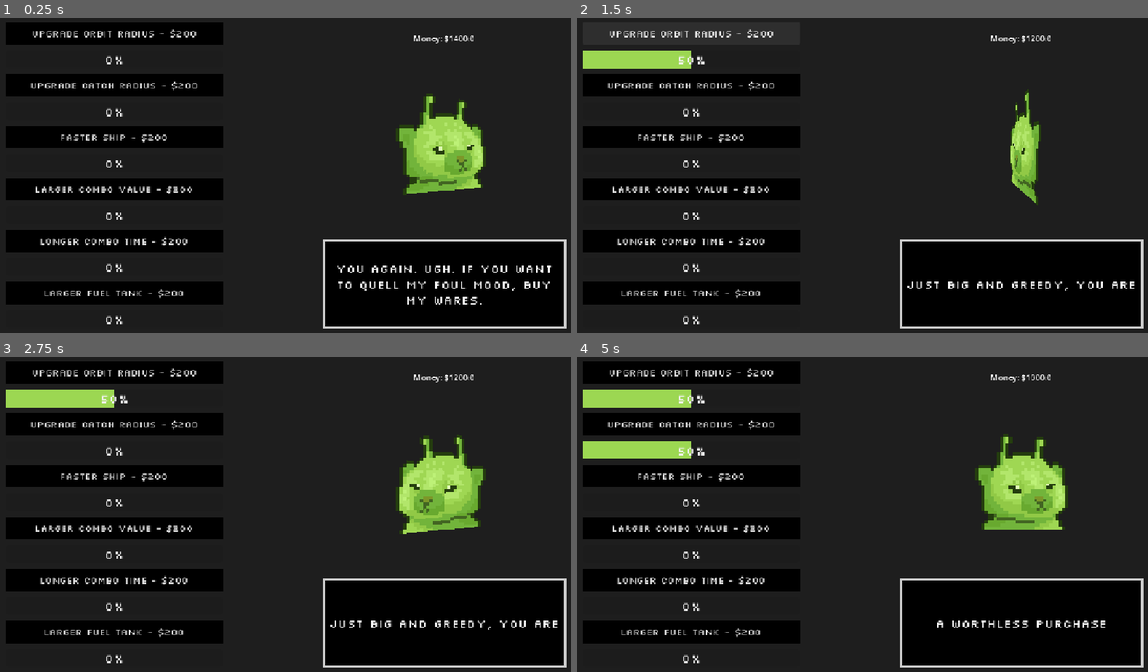
Above: before the commit, frames 1-4 (two rows, left to right).
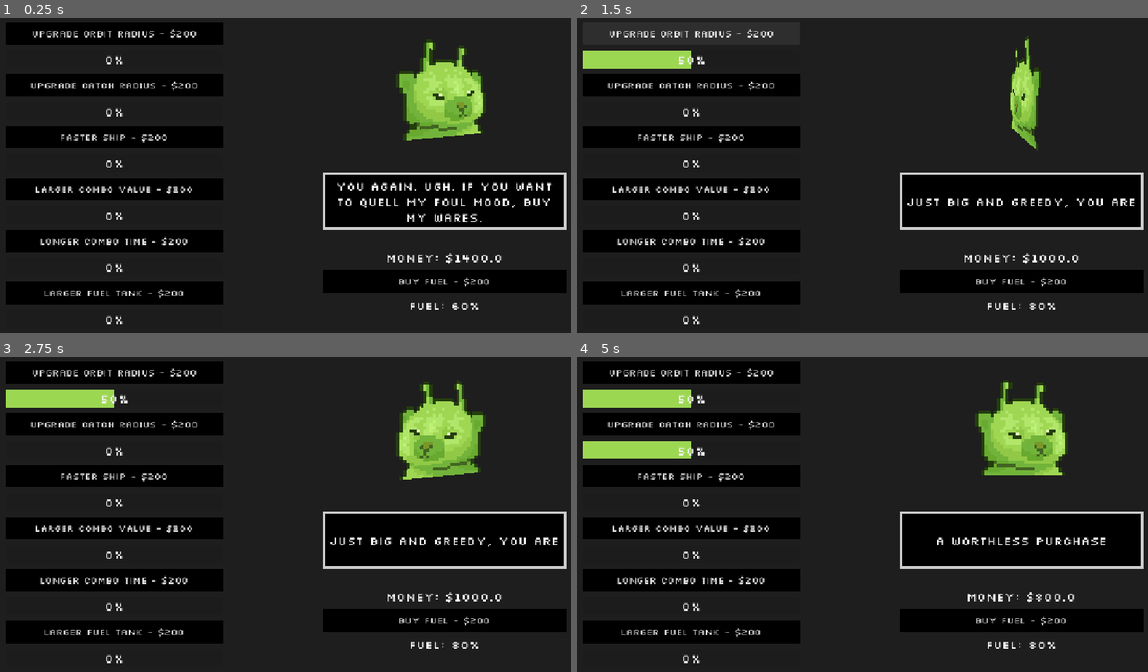
Above: after the commit, the same moments.

Repository: DudeNamedDarcy/CosmicJam2026
Game: Godot game, scene res://market/black_hole_market.tscn
Same seed, same stepped clock (60 frames per second), same inputs: the game is played once before the commit and once after it. This scene is started directly instead of the project's main scene. Sound files missing from this copy of the repository are replaced by a short silence.
Inputs (mouse positions are in pixels of both pictures, inside the frame that each line leads up to):
- Up to frame 1 (0.25 s): no input
- Up to frame 2 (1.5 s): click (1022, 282) at 0.5 s, where only the run after the commit has a clickable "BUY FUEL - $200"; click "Upgrade Orbit Radius - $200" at 1.25 s
- Up to frame 3 (2.75 s): move the mouse to (411, 498) at 2.02 s; press the mouse at (411, 498) at 2.03 s; hold Right (ComboRight) from 2.03 s (still down)
- Up to frame 4 (5 s): release Right (ComboRight) at 2.75 s; release the mouse at (988, 498) at 2.75 s; click "Upgrade Catch Radius - $200" at 2.75 s; drag from (742, 530) to (828, 580) at 3.52 s; move the mouse to (919, 442) at 4.27 s; press the mouse at (919, 442) at 4.28 s; hold Right (ComboRight) from 4.28 s (still down)

The runs differ from the first frame. In frame 1, 22% of the frame differs, in the area x 56-100%, y 5-99%; in frame 2, 19%; in frame 3, 22%; in frame 4, 22%.

Commit message:
Updated Market Scene

Diff:
--- a/glorp/glorp_starship.tscn
+++ b/glorp/glorp_starship.tscn
@@ -70,3 +70,5 @@
 
 [node name="CollisionShape2D" type="CollisionShape2D" parent="Area2D" unique_id=624480608]
 shape = SubResource("CircleShape2D_768q2")
+
+[connection signal="area_entered" from="Area2D" to="." method="_on_area_2d_area_entered"]
--- a/market/black_hole_market.gd
+++ b/market/black_hole_market.gd
@@ -14,7 +14,11 @@
 @onready var larger_fuel_progress: ProgressBar = $VBoxContainer/LargerFuelProgress
 
 @onready var money_label: Label = %MoneyLabel
-@onready var warning_label: Label = %WarningLabel
+@onready var broke_alert_label: RichTextLabel = %BrokeAlertLabel
+@onready var fuel_label: Label = %FuelLabel
+@onready var fuel_button: Button = $VBoxContainer2/FuelButton
+
+
 
 @onready var cha_ching_audio_stream_player: AudioStreamPlayer = $ChaChingAudioStreamPlayer
 @onready var no_money_stream_player: AudioStreamPlayer = $NoMoneyStreamPlayer
@@ -52,7 +56,7 @@
 
 # Called when the node enters the scene tree for the first time.
 func _ready() -> void:
-	warning_label.text = ""
+	broke_alert_label.hide()
 	var chosen_index: int = randi_range(0, len(intro_dialogue) -1)
 	dialogue_box.dialogue = intro_dialogue.slice(chosen_index, (chosen_index+1))
 	dialogue_box.show_text(dialogue_box.dialogue)
@@ -60,14 +64,16 @@
 # Called every frame. 'delta' is the elapsed time since the previous frame.
 func _process(delta: float) -> void:
 	money_label.text = "Money: $" + str(totalMoney)
+	fuel_label.text = "Fuel: " + str(ScoreAndUpgrades.fuel_quantity) + "%"
+
 
 func _out_of_money() -> void:
 	out_of_money_bool = false
 	no_money_stream_player.play()
-	warning_label.text = "Hey! You don't have enough money to buy that!"
-	await get_tree().create_timer(3).timeout
+	broke_alert_label.show()
+	await get_tree().create_timer(1.5).timeout
 	#shoutout this video for making me remember await and making timers in code: https://www.youtube.com/watch?v=1sYgGvrDYag&t=851s
-	warning_label.text = ""
+	broke_alert_label.hide()
 	out_of_money_bool = true
 
 func _on_orbit_radius_button_pressed() -> void:
@@ -107,3 +113,21 @@
 	var chosen_index: int = randi_range(0, len(purchase_dialogue) -1)
 	dialogue_box.dialogue = purchase_dialogue.slice(chosen_index, (chosen_index+1))
 	dialogue_box.show_text(dialogue_box.dialogue)
+
+
+func _on_fuel_button_pressed() -> void:
+	_add_fuel()
+
+func _add_fuel() -> void:
+	if ScoreAndUpgrades.fuel_quantity >= 100 and totalMoney >= 200:
+		return
+	elif ScoreAndUpgrades.fuel_quantity < 100 and totalMoney < 200:
+		if out_of_money_bool:
+			_out_of_money()
+	elif ScoreAndUpgrades.fuel_quantity >= 100 and totalMoney < 200:
+		if out_of_money_bool:
+			_out_of_money()
+	else:
+		ScoreAndUpgrades.fuel_quantity += 20
+		totalMoney -= 200
+		cha_ching_audio_stream_player.play()
--- a/market/black_hole_market.tscn
+++ b/market/black_hole_market.tscn
@@ -6,6 +6,14 @@
 [ext_resource type="PackedScene" uid="uid://cs88wese704sl" path="res://market/glorp_scene.tscn" id="3_81d4i"]
 [ext_resource type="AudioStream" uid="uid://l4ihbu6r3bhk" path="res://sounds_market/broke_boy_alam_fix.wav" id="4_bq372"]
 [ext_resource type="PackedScene" uid="uid://t3fxorjxcvtt" path="res://dialogue/dialogue_box.tscn" id="5_w6kuu"]
+
+[sub_resource type="StyleBoxFlat" id="StyleBoxFlat_himt0"]
+bg_color = Color(0, 0, 0, 1)
+border_width_left = 5
+border_width_top = 5
+border_width_right = 5
+border_width_bottom = 5
+border_color = Color(0.81960785, 0, 0, 1)
 
 [node name="BlackHoleMarket" type="CanvasLayer" unique_id=1787878085]
 script = ExtResource("1_1x0ya")
@@ -100,26 +108,33 @@
 anchor_top = 0.5
 anchor_right = 1.0
 anchor_bottom = 0.5
-offset_left = -480.0
-offset_top = -295.0
-offset_right = -35.0
-offset_bottom = -217.5
+offset_left = -498.0
+offset_top = 130.13501
+offset_right = -15.0
+offset_bottom = 291.13525
 grow_horizontal = 0
 grow_vertical = 2
-theme_override_constants/separation = 8
+theme_override_constants/separation = 10
 alignment = 1
 
 [node name="MoneyLabel" type="Label" parent="VBoxContainer2" unique_id=1153007020]
 unique_name_in_owner = true
 layout_mode = 2
+theme = ExtResource("2_nn7dx")
 text = "Money: XXXX"
 horizontal_alignment = 1
 vertical_alignment = 1
 
-[node name="WarningLabel" type="Label" parent="VBoxContainer2" unique_id=1007154275]
+[node name="FuelButton" type="Button" parent="VBoxContainer2" unique_id=382424202]
+layout_mode = 2
+theme = ExtResource("2_nn7dx")
+text = "BUY FUEL - $200"
+
+[node name="FuelLabel" type="Label" parent="VBoxContainer2" unique_id=1728252289]
 unique_name_in_owner = true
 layout_mode = 2
-text = "WARNING HERE"
+theme = ExtResource("2_nn7dx")
+text = "FUEL QUANTITY: XXXX"
 horizontal_alignment = 1
 vertical_alignment = 1
 
@@ -129,8 +144,9 @@
 
 [node name="SubViewportContainer" type="SubViewportContainer" parent="." unique_id=1007233450]
 offset_left = 640.0
+offset_top = -107.0
 offset_right = 1152.0
-offset_bottom = 512.0
+offset_bottom = 405.0
 stretch_shrink = 4
 
 [node name="SubViewport" type="SubViewport" parent="SubViewportContainer" unique_id=46393094]
@@ -145,9 +161,30 @@
 
 [node name="DialogueBox" parent="." unique_id=1166612431 instance=ExtResource("5_w6kuu")]
 offset_left = 654.0
-offset_top = 451.0
+offset_top = 319.0
 offset_right = -15.0
-offset_bottom = -20.0
+offset_bottom = -216.0
+
+[node name="BrokeAlertLabel" type="RichTextLabel" parent="." unique_id=812407179]
+unique_name_in_owner = true
+anchors_preset = 8
+anchor_left = 0.5
+anchor_top = 0.5
+anchor_right = 0.5
+anchor_bottom = 0.5
+offset_left = -195.0
+offset_top = -54.0
+offset_right = 195.0
+offset_bottom = 54.0
+grow_horizontal = 2
+grow_vertical = 2
+theme = ExtResource("2_nn7dx")
+theme_override_colors/default_color = Color(0.81960785, 0, 0, 1)
+theme_override_styles/normal = SubResource("StyleBoxFlat_himt0")
+text = "BROKE ALERT"
+fit_content = true
+horizontal_alignment = 1
+vertical_alignment = 1
 
 [connection signal="pressed" from="VBoxContainer/OrbitRadiusButton" to="." method="_on_orbit_radius_button_pressed"]
 [connection signal="pressed" from="VBoxContainer/CatchRadiusButton" to="." method="_on_catch_radius_button_pressed"]
@@ -155,3 +192,4 @@
 [connection signal="pressed" from="VBoxContainer/LargerCombosButton" to="." method="_on_larger_combos_button_pressed"]
 [connection signal="pressed" from="VBoxContainer/LongerComboButton" to="." method="_on_longer_combo_button_pressed"]
 [connection signal="pressed" from="VBoxContainer/LargerFuelButton" to="." method="_on_larger_fuel_button_pressed"]
+[connection signal="pressed" from="VBoxContainer2/FuelButton" to="." method="_on_fuel_button_pressed"]
--- a/singletons/score_and_upgrades.gd
+++ b/singletons/score_and_upgrades.gd
@@ -9,6 +9,8 @@
 var longer_combo_progress: int = 0
 var larger_fuel_progress: int = 0
 
+var fuel_quantity = 60
+
 # Called when the node enters the scene tree for the first time.
 func _ready() -> void:
 	pass # Replace with function body.
